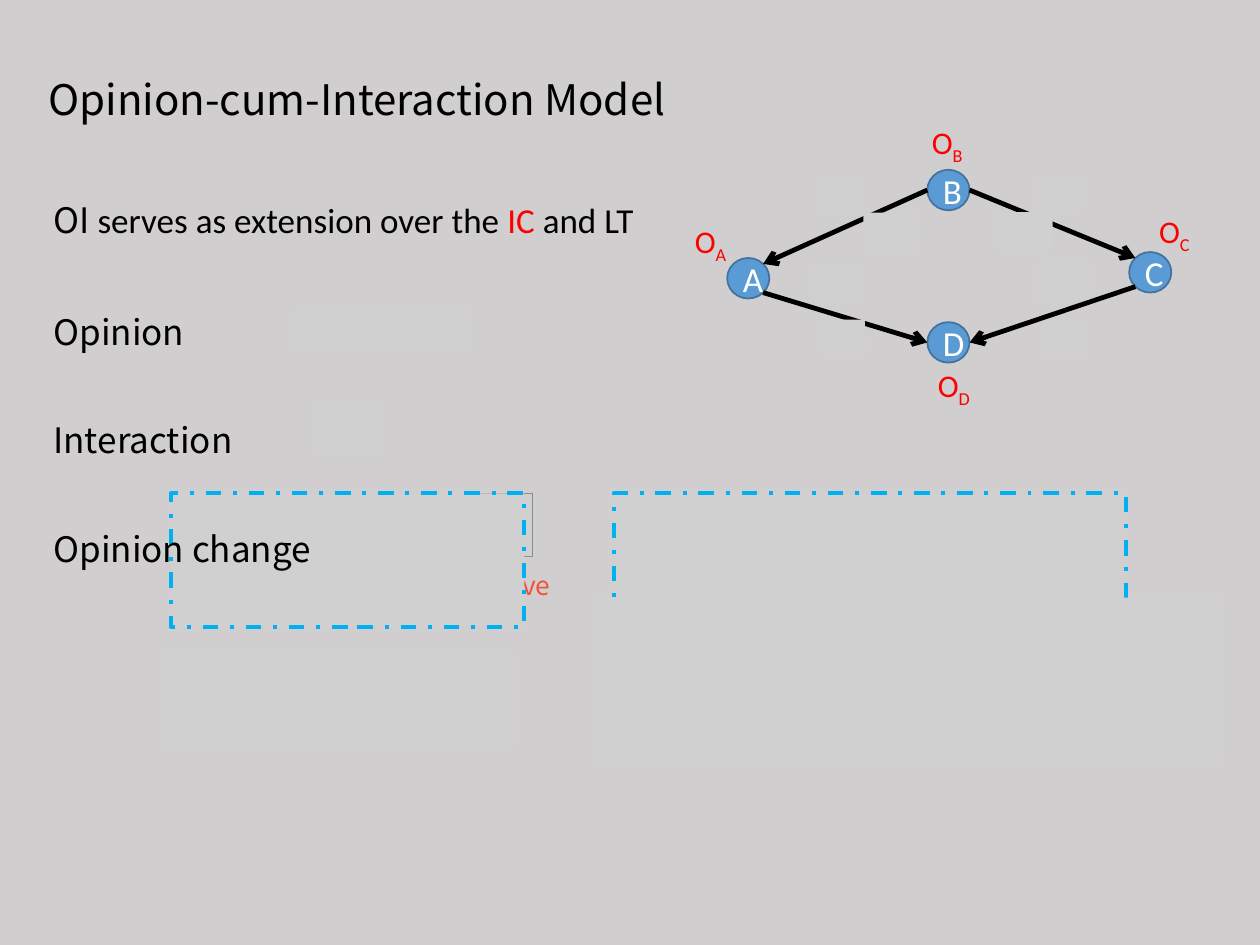
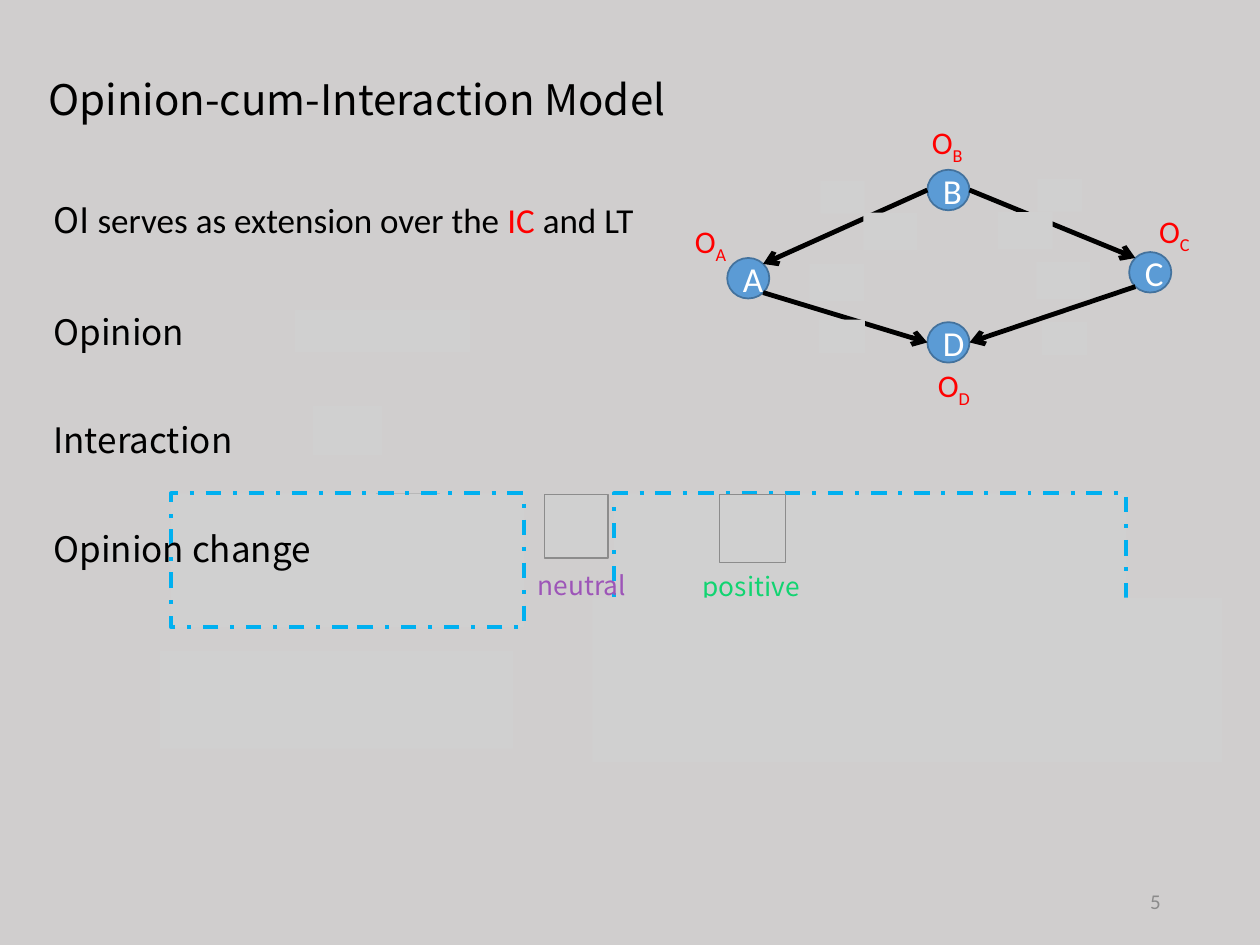
Before and after one commit to tianzhuwei/PPT, a slide deck: slide 5 of 4-魏天柱-Holistic Influence Maximization_ Combining Scalability and Efficiency with Opinion-Aware Models..pptx. Drawn at 1260x945 pixels with LibreOffice and Linux fonts; fonts in the diff are those of the drawing; grey boxes stand for pictures. Boxes give left, top, right and bottom in pixels: in the first picture for what was removed or moved away, otherwise in the second. Text is boxed around its words. In the diff, an @@ line names an element or a change of style, - is before the commit and + after.

```diff
--- a/4-魏天柱-Holistic Influence Maximization_ Combining Scalability and Efficiency with Opinion-Aware Models..pptx
+++ b/4-魏天柱-Holistic Influence Maximization_ Combining Scalability and Efficiency with Opinion-Aware Models..pptx
@@ picture moved from (x1=470, y1=494, x2=533, y2=557) to (x1=377, y1=494, x2=440, y2=557) @@
@@ picture moved from (x1=638, y1=494, x2=702, y2=558) to (x1=544, y1=494, x2=609, y2=558) @@
@@ picture moved from (x1=811, y1=494, x2=878, y2=562) to (x1=719, y1=494, x2=786, y2=562) @@
@@ text removed at (x1=446, y1=568, x2=550, y2=596) @@
-negative
@@ text added at (x1=538, y1=568, x2=626, y2=597), 15 pt, text #9D55B8 @@
+neutral
@@ text added at (x1=703, y1=575, x2=800, y2=598), 15 pt, text #11D471 @@
+positive
@@ page number added at (x1=1150, y1=896, x2=1161, y2=909), 12 pt, text #8C8C8C @@
+5
```
Also in this commit, not shown: 15 other slides changed.
